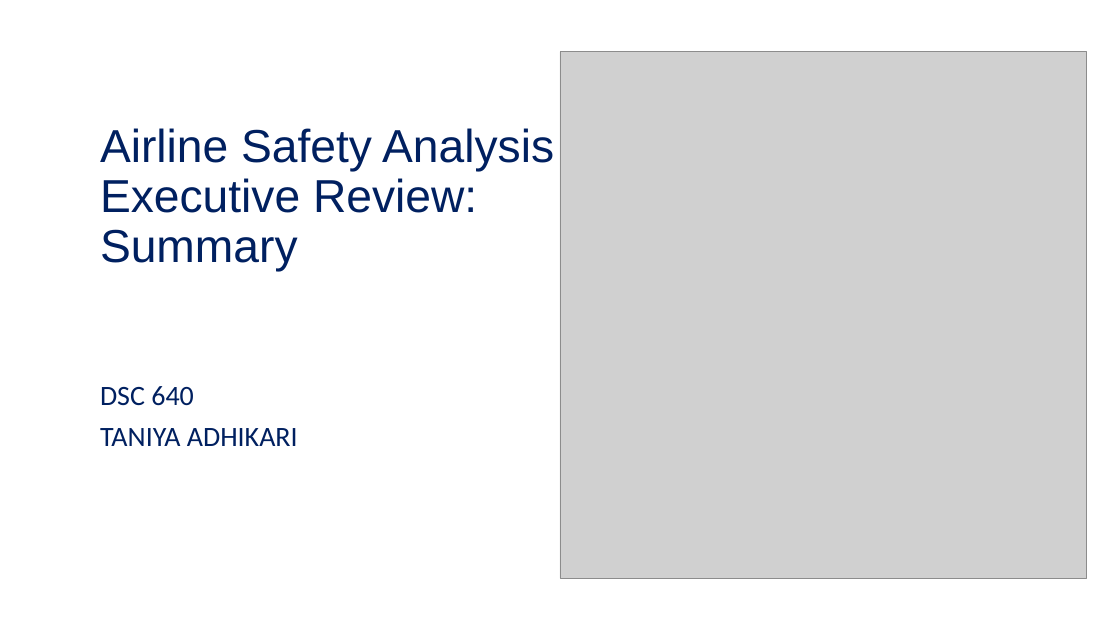
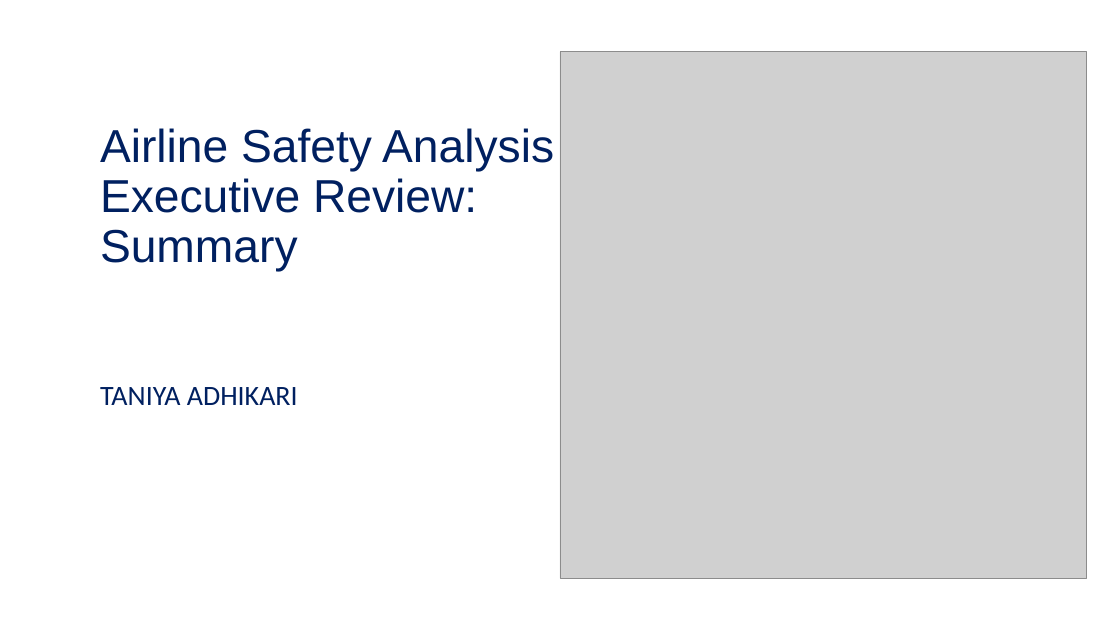
Before and after one commit to adhtani/05-Airline-Safety-Tableau, a slide deck: slide 1 of ExecutiveSummary/Project Task2-ExecutiveSummary(Presentation).pptx. Drawn at 1120x630 pixels with LibreOffice and Linux fonts; fonts in the diff are those of the drawing; grey boxes stand for pictures. Boxes give left, top, right and bottom in pixels: in the first picture for what was removed or moved away, otherwise in the second. Text is boxed around its words. In the diff, an @@ line names an element or a change of style, - is before the commit and + after.

```diff
--- a/ExecutiveSummary/Project Task2-ExecutiveSummary(Presentation).pptx
+++ b/ExecutiveSummary/Project Task2-ExecutiveSummary(Presentation).pptx
@@ subtitle at (100,386,194,406): paragraph removed @@
-DSC 640
```
Also in this commit, not shown: 2 other files.
